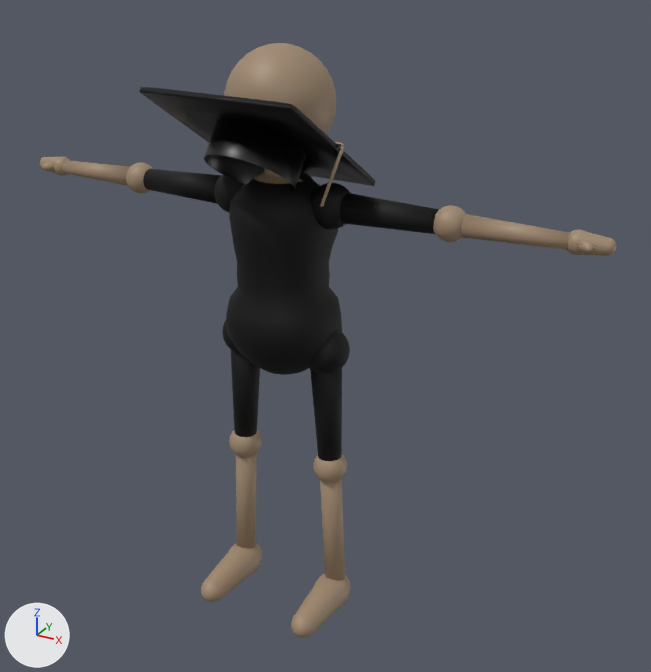
One commit to the Blender file Characters/Dev.blend: the scene before it, then after it.
The view is the same before and after, from a camera (50 mm lens) standing at (8.57, -13.92, 13.24) and looking at (0.87, 0.07, 6.25). The axes (+X, +Y, +Z) are drawn at lower left. The lights are the same throughout.

In view in the first picture: 'Cap', 'Sphere'.
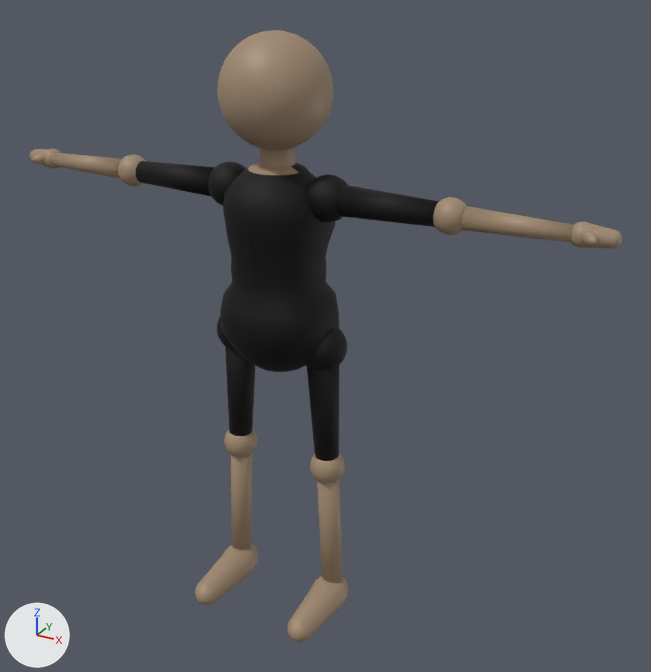
Location of each change, (x1, y1, x2, y2) in pixels of the pictures (651 x 672 px):
'Sphere', moved
    before: (40, 43, 616, 638)
    after: (30, 30, 622, 642)
'Cap', deleted (black)
    before: (139, 87, 376, 207)
    faces in mat_material (black #000000): (139, 87, 376, 192)
    faces in mat_material_001 (beige #a28a70): (320, 142, 344, 207)

Patch to the scene script:
```diff
--- a/Characters/Dev.blend.py
+++ b/Characters/Dev.blend.py
@@ ob_sphere @@
 ob_sphere = bpy.data.objects.new('Sphere', me_sphere)
-ob_sphere.location = (0.0, 0.0, 7.39)
+ob_sphere.location = (0.13, -0.37, 7.63)
 ob_sphere.scale = (1.36, 1.36, 2.04)
@@ ob_cap @@
-ob_cap = bpy.data.objects.new('Cap', me_sphere_009)
-ob_cap.location = (0.0, -0.61, 10.14)
-ob_cap.rotation_euler = (-0.586, 0.00377, -0.0764)  # degrees (-34, 0.2, -4.4)
-ob_cap.scale = (0.157, 0.157, 0.0842)
```
